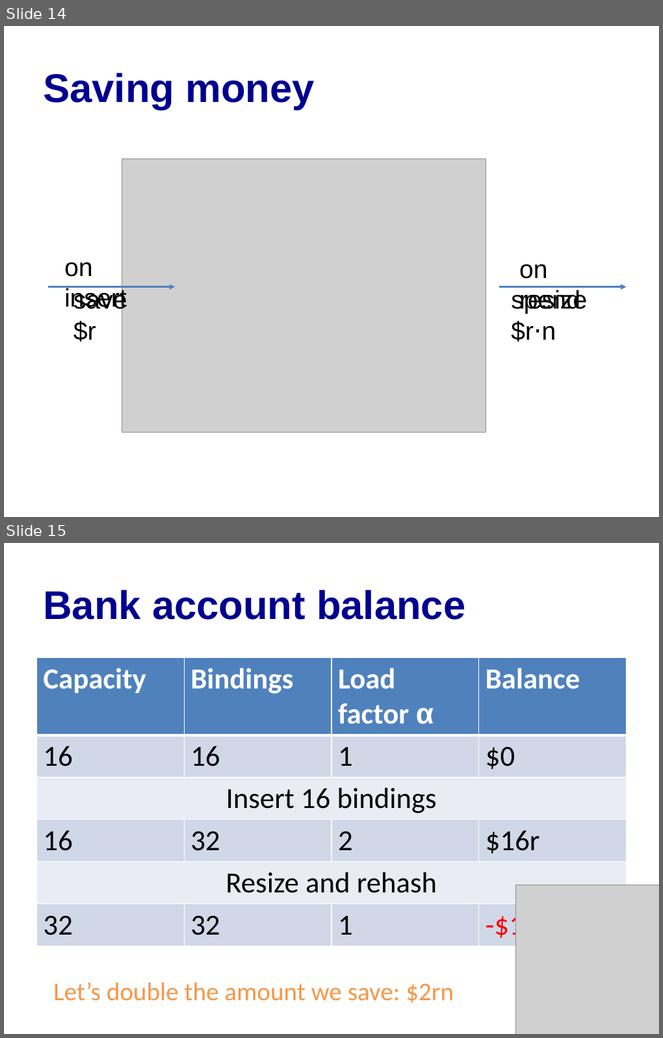
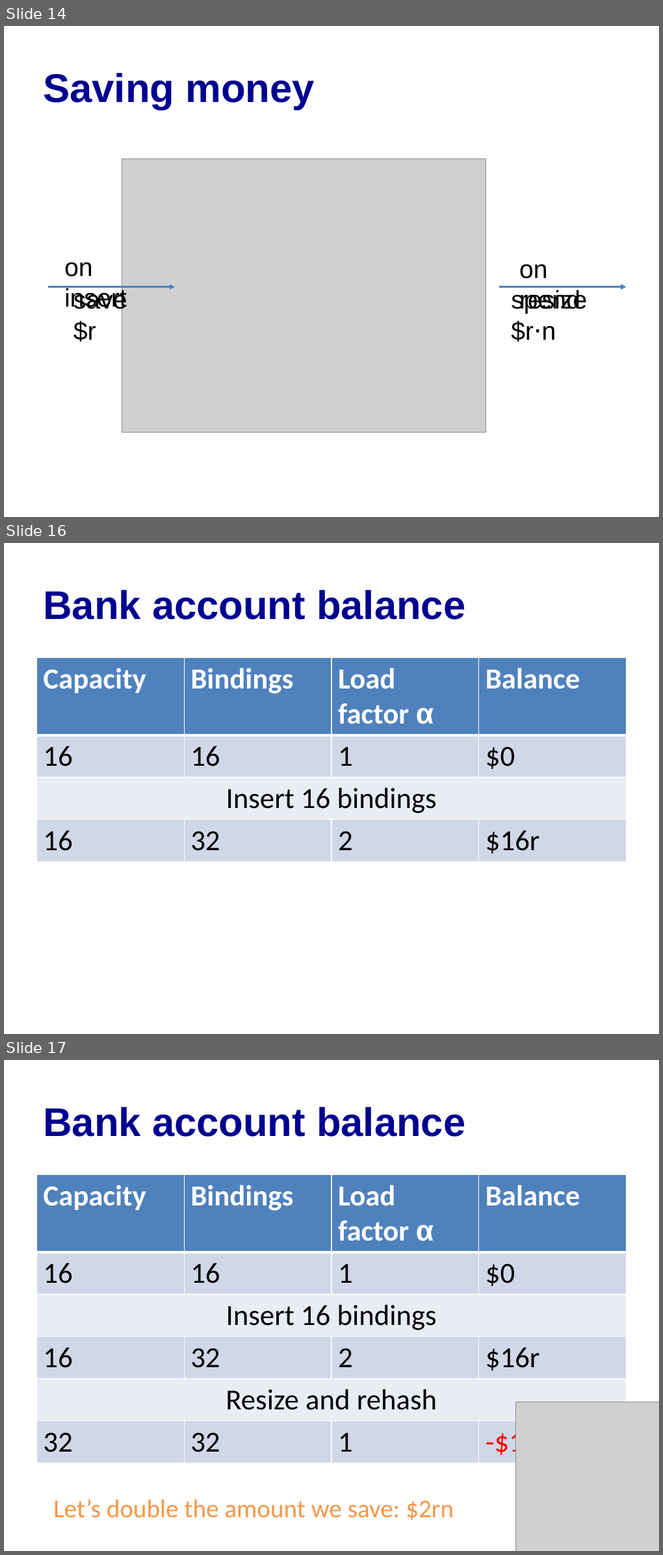
Before and after one commit to cs3110/materials-2019fa, a slide deck: 14-amortized/lec.pptx. Shown one above the other, each under a label of ours: slides 14 and 15 before the commit, slides 14, 16 and 17 after it; the slides between them are not shown. The pictures are 663x1038 and 663x1555 pixels, drawn with LibreOffice and Linux fonts; fonts in the diff are those of the drawing; grey boxes stand for pictures. Boxes give left, top, right and bottom in pixels: in the first picture for what was removed or moved away, otherwise in the second. Text is boxed around its words. In the diff, an @@ line names an element or a change of style, - is before the commit and + after.

```diff
--- a/14-amortized/lec.pptx
+++ b/14-amortized/lec.pptx
@@ slide 16 added at <box>4,543,659,1034</box>, background #FFFFFF @@
@@ title added at <box>43,590,466,620</box>, 44 pt, text #000090, bold @@
+Bank account balance
@@ table added at <box>36,657,627,859</box>, 4 rows, 4 columns @@
+Capacity | Bindings | Load factor α | Balance
+16 | 16 | 1 | $0
+Insert 16 bindings |  |  | 
+16 | 32 | 2 | $16r
@@ what was slide 15 is now slide 17 @@
```
Also in this commit, not shown: 3 slides changed, 4 other slides added.
